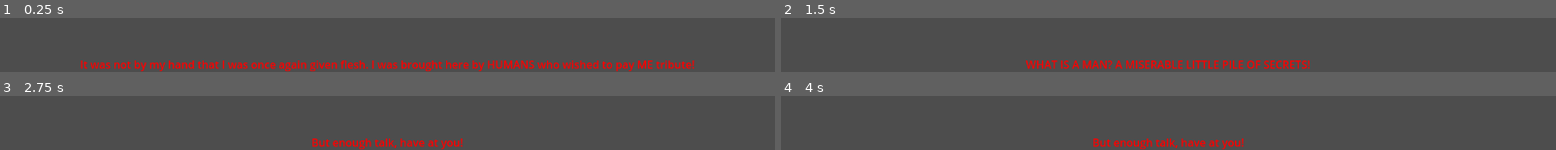
Above: before the commit, frames 1-4 (two rows, left to right).
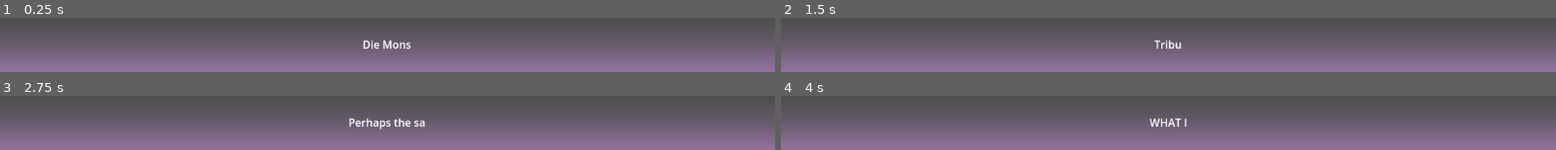
Above: after the commit, the same moments.

Repository: ThePeachyOne/GGJ2025
Game: Godot game, scene res://scenes/CutsceneManager.tscn
Same seed, same stepped clock (60 frames per second), same inputs: the game is played once before the commit and once after it. This scene is started directly instead of the project's main scene.
Inputs (mouse positions are in pixels of both pictures, inside the frame that each line leads up to):
- Up to frame 1 (0.25 s): no input
- Up to frame 2 (1.5 s): tap Enter at 0.5 s; move the mouse to (outside the picture) at 0.52 s; hold D (Walk_Right) 0.53-1.28 s; hold 1 (Select_Number) 0.53-1.28 s; tap Space (Jump) at 0.77 s; tap Q at 0.8, 1.35 s; move the mouse to (outside the picture) at 1.27 s; hold S (Walk_Backwards) from 1.28 s (still down)
- Up to frame 3 (2.75 s): tap Space (Jump) at 1.52 s; tap 1 (Select_Number) at 1.55 s; move the mouse to (outside the picture) at 2.02 s; release S (Walk_Backwards) at 2.03 s; hold D (Walk_Right) from 2.03 s (still down); hold 1 (Select_Number) from 2.03 s (still down); tap Q at 2.3 s
- Up to frame 4 (4 s): move the mouse to (outside the picture) at 2.77 s; release D (Walk_Right) at 2.78 s; release 1 (Select_Number) at 2.78 s; hold W (Walk_Forward) 2.78-3.53 s; tap Q at 2.85, 3.8 s; tap Space (Jump) at 3.02, 3.77 s; tap 1 (Select_Number) at 3.05 s; move the mouse to (outside the picture) at 3.52 s; hold A (Walk_Left) from 3.53 s (still down); tap 2 at 3.6 s

The runs differ from the first frame. In frame 1, 59% of the frame differs, in the area x 0-100%, y 41-100%; in frame 2, 59%; in frame 3, 59%; in frame 4, 59%.

Commit message:
CutsceneManager can disable per-actor dialog. Augh.

Diff:
--- /dev/null
+++ b/bubblequest/assets/text_theme.tres
@@ -0,0 +1,30 @@
+[gd_resource type="Theme" load_steps=8 format=3 uid="uid://cuahqqxr1ktia"]
+
+[sub_resource type="StyleBoxEmpty" id="StyleBoxEmpty_v7m3h"]
+
+[sub_resource type="Gradient" id="Gradient_sk08j"]
+offsets = PackedFloat32Array(0, 0.546468, 1)
+colors = PackedColorArray(0.57257, 0.4526, 0.62, 1, 0.57257, 0.4526, 0.62, 0.333333, 0.57257, 0.4526, 0.62, 0)
+
+[sub_resource type="GradientTexture2D" id="GradientTexture2D_l1l0g"]
+gradient = SubResource("Gradient_sk08j")
+fill_from = Vector2(1, 1)
+
+[sub_resource type="StyleBoxTexture" id="StyleBoxTexture_3yumi"]
+texture = SubResource("GradientTexture2D_l1l0g")
+
+[sub_resource type="StyleBoxTexture" id="StyleBoxTexture_7lmvt"]
+texture = SubResource("GradientTexture2D_l1l0g")
+
+[sub_resource type="StyleBoxTexture" id="StyleBoxTexture_xbfv2"]
+texture = SubResource("GradientTexture2D_l1l0g")
+
+[sub_resource type="SystemFont" id="SystemFont_oungo"]
+font_names = PackedStringArray("Old English Text MT", "Onyx")
+
+[resource]
+default_font = SubResource("SystemFont_oungo")
+Label/styles/normal = SubResource("StyleBoxEmpty_v7m3h")
+MarginContainer/styles/background = SubResource("StyleBoxTexture_3yumi")
+Panel/styles/panel = SubResource("StyleBoxTexture_7lmvt")
+PanelContainer/styles/panel = SubResource("StyleBoxTexture_xbfv2")
--- a/bubblequest/scenes/Actor.tscn
+++ b/bubblequest/scenes/Actor.tscn
@@ -8,6 +8,7 @@
 sourceTextPath = "res://assets/text/TEST_richter_dialog.txt"
 
 [node name="SubtitleBox" parent="." instance=ExtResource("2_lki5m")]
+visible = false
 sourceTextPath = ""
 toggle_type_by_char = false
 type_speed = 1
--- a/bubblequest/scenes/CutsceneManager.tscn
+++ b/bubblequest/scenes/CutsceneManager.tscn
@@ -1,10 +1,14 @@
-[gd_scene load_steps=3 format=3 uid="uid://bmhon2p6ohvc3"]
+[gd_scene load_steps=5 format=3 uid="uid://bmhon2p6ohvc3"]
 
 [ext_resource type="Script" path="res://scripts/cutscene_manager.gd" id="1_ox8f1"]
 [ext_resource type="PackedScene" uid="uid://l3s1w32bk73d" path="res://scenes/Actor.tscn" id="2_xsq5q"]
+[ext_resource type="PackedScene" uid="uid://c8f5iix2o0dfv" path="res://scenes/subtitle_box.tscn" id="3_btx28"]
+[ext_resource type="Theme" uid="uid://cuahqqxr1ktia" path="res://assets/text_theme.tres" id="4_0adk2"]
 
 [node name="CutsceneManager" type="Node"]
 script = ExtResource("1_ox8f1")
+universal_dialog_file = "res://assets/text/TEST_dialog.txt"
+toggle_type_by_char = true
 option_text_file = "res://assets/text/TEST_choices.txt"
 
 [node name="Richter" parent="." instance=ExtResource("2_xsq5q")]
@@ -14,20 +18,35 @@
 sourceTextPath = "res://assets/text/TEST_dracula_dialog.txt"
 text_color = Color(0.699171, 0, 0.170923, 1)
 
-[node name="MarginContainer" type="MarginContainer" parent="."]
+[node name="SubtitleBox" parent="." instance=ExtResource("3_btx28")]
+visible = false
+sourceTextPath = ""
+toggle_type_by_char = false
+type_speed = 1
+
+[node name="MarginContainer" type="PanelContainer" parent="."]
+visible = false
 anchors_preset = 12
 anchor_top = 1.0
 anchor_right = 1.0
 anchor_bottom = 1.0
-offset_top = -1.0
+offset_top = -60.0
 grow_horizontal = 2
 grow_vertical = 0
+theme = ExtResource("4_0adk2")
 
-[node name="HBoxContainer" type="HBoxContainer" parent="MarginContainer"]
-visible = false
+[node name="MarginContainer" type="MarginContainer" parent="MarginContainer"]
+layout_mode = 2
+theme = ExtResource("4_0adk2")
+theme_override_constants/margin_left = 30
+theme_override_constants/margin_top = 30
+theme_override_constants/margin_right = 30
+theme_override_constants/margin_bottom = 30
+
+[node name="HBoxContainer" type="HBoxContainer" parent="MarginContainer/MarginContainer"]
 layout_mode = 2
 
-[node name="Option 1" type="Label" parent="MarginContainer/HBoxContainer"]
+[node name="Option 1" type="Label" parent="MarginContainer/MarginContainer/HBoxContainer"]
 visible = false
 layout_mode = 2
 size_flags_horizontal = 3
@@ -35,7 +54,7 @@
 horizontal_alignment = 1
 vertical_alignment = 1
 
-[node name="Option 2" type="Label" parent="MarginContainer/HBoxContainer"]
+[node name="Option 2" type="Label" parent="MarginContainer/MarginContainer/HBoxContainer"]
 visible = false
 layout_mode = 2
 size_flags_horizontal = 3
@@ -43,7 +62,7 @@
 horizontal_alignment = 1
 vertical_alignment = 1
 
-[node name="Option 3" type="Label" parent="MarginContainer/HBoxContainer"]
+[node name="Option 3" type="Label" parent="MarginContainer/MarginContainer/HBoxContainer"]
 visible = false
 layout_mode = 2
 size_flags_horizontal = 3
--- a/bubblequest/scenes/subtitle_box.tscn
+++ b/bubblequest/scenes/subtitle_box.tscn
@@ -1,12 +1,7 @@
-[gd_scene load_steps=4 format=3 uid="uid://c8f5iix2o0dfv"]
+[gd_scene load_steps=3 format=3 uid="uid://c8f5iix2o0dfv"]
 
+[ext_resource type="Theme" uid="uid://cuahqqxr1ktia" path="res://assets/text_theme.tres" id="1_2u2l3"]
 [ext_resource type="Script" path="res://subtitle_box.gd" id="1_qmroq"]
-
-[sub_resource type="Gradient" id="Gradient_uto2e"]
-colors = PackedColorArray(0, 0, 0, 0, 0.4236, 0.351, 0.45, 1)
-
-[sub_resource type="GradientTexture1D" id="GradientTexture1D_ykarv"]
-gradient = SubResource("Gradient_uto2e")
 
 [node name="SubtitleBox" type="Control"]
 layout_mode = 3
@@ -15,26 +10,35 @@
 anchor_bottom = 1.0
 grow_horizontal = 2
 grow_vertical = 2
+theme = ExtResource("1_2u2l3")
 script = ExtResource("1_qmroq")
 sourceTextPath = "res://assets/text/TEST_dialog.txt"
 toggle_type_by_char = true
 type_speed = 10
 
-[node name="MarginContainer" type="MarginContainer" parent="."]
+[node name="Panel" type="PanelContainer" parent="."]
 layout_mode = 1
 anchors_preset = 12
 anchor_top = 1.0
 anchor_right = 1.0
 anchor_bottom = 1.0
-offset_top = -1.0
+offset_top = -77.0
 grow_horizontal = 2
 grow_vertical = 0
 
-[node name="HBoxContainer" type="HBoxContainer" parent="MarginContainer"]
+[node name="MarginContainer" type="MarginContainer" parent="Panel"]
+layout_mode = 2
+theme = ExtResource("1_2u2l3")
+theme_override_constants/margin_left = 30
+theme_override_constants/margin_top = 30
+theme_override_constants/margin_right = 30
+theme_override_constants/margin_bottom = 30
+
+[node name="HBoxContainer" type="HBoxContainer" parent="Panel/MarginContainer"]
 visible = false
 layout_mode = 2
 
-[node name="Option 1" type="Label" parent="MarginContainer/HBoxContainer"]
+[node name="Option 1" type="Label" parent="Panel/MarginContainer/HBoxContainer"]
 visible = false
 layout_mode = 2
 size_flags_horizontal = 3
@@ -42,7 +46,7 @@
 horizontal_alignment = 1
 vertical_alignment = 1
 
-[node name="Option 2" type="Label" parent="MarginContainer/HBoxContainer"]
+[node name="Option 2" type="Label" parent="Panel/MarginContainer/HBoxContainer"]
 visible = false
 layout_mode = 2
 size_flags_horizontal = 3
@@ -50,7 +54,7 @@
 horizontal_alignment = 1
 vertical_alignment = 1
 
-[node name="Option 3" type="Label" parent="MarginContainer/HBoxContainer"]
+[node name="Option 3" type="Label" parent="Panel/MarginContainer/HBoxContainer"]
 visible = false
 layout_mode = 2
 size_flags_horizontal = 3
@@ -58,20 +62,11 @@
 horizontal_alignment = 1
 vertical_alignment = 1
 
-[node name="Label" type="Label" parent="MarginContainer"]
+[node name="Label" type="Label" parent="Panel/MarginContainer"]
 layout_mode = 2
 text = "Die Monster! You don't belong in this world!"
 horizontal_alignment = 1
-
-[node name="TextureRect" type="TextureRect" parent="."]
-visible = false
-layout_mode = 2
-offset_top = 647.0
-offset_right = 1152.0
-offset_bottom = 648.0
-grow_horizontal = 2
-grow_vertical = 0
-texture = SubResource("GradientTexture1D_ykarv")
+vertical_alignment = 1
 
 [node name="Timer" type="Timer" parent="."]
 wait_time = 0.2
--- a/bubblequest/scripts/cutscene_manager.gd
+++ b/bubblequest/scripts/cutscene_manager.gd
@@ -3,6 +3,19 @@
 signal choosing_option
 signal option_chosen
 signal change_speaker(new_speaker: Actor)
+
+@export_category("Record of my Shame")
+## Nothing here is used if this is toggled off.
+@export var load_dialog_by_actor: bool = false
+## The path to the dialog file that will be used by the child SubtitleBox
+@export_file("*.txt") var universal_dialog_file: String
+## Enable or disable this text box printing by character.
+@export var toggle_type_by_char: bool = false
+## Control how fast the dialog box scrolls when type by character is toggled on.
+@export_range(1, 10, 1.0) var type_speed = 1
+## The color of the text in the subtitle box.
+@export var text_color: Color = Color.WHITE
+@export_category("")
 
 ## A file containing the text for the dialog boxes.
 @export_file("*.txt") var option_text_file: String
@@ -10,6 +23,9 @@
 @onready var _temp_actors: Array[Node] = get_tree().get_nodes_in_group("Actor")
 ## The list of Actors in this cutscene.
 var actors: Array[Actor]
+
+## This displays all text here if load_actor_by_dialog is off. It's disabled otherwise.
+@onready var one_file_box: SubtitleBox = $SubtitleBox
 
 ## The dialog path options that will be displayed in the text boxes.
 ## Might be deleted later.
@@ -26,7 +42,40 @@
 
 # Called when the node enters the scene tree for the first time.
 func _ready():
-	# Access the dialog option file and save for later use.
+	if load_dialog_by_actor:
+		_ready_by_actor()
+		return
+
+	get_tree().call_group("Actor", "lose_subtitle_focus")
+
+	# Initialize the master text box.
+	one_file_box.visible = true
+	one_file_box.sourceTextPath = universal_dialog_file
+	one_file_box.toggle_type_by_char = toggle_type_by_char
+	one_file_box.type_speed = type_speed
+	one_file_box.set_text_color(text_color)
+
+	one_file_box._ready()
+
+	option_chosen.connect(one_file_box.choose_path)
+
+	one_file_box.hit_branch.connect(display_options)
+	one_file_box.out_of_dialog.connect(end_cutscene)
+
+	var file = FileAccess.open(option_text_file, FileAccess.READ)
+	var temp_dialog_options = file.get_as_text().split("~")
+	for o in temp_dialog_options:
+		dialog_options.append(o.strip_edges())
+
+	# Set the option text for later use.
+	var optionLabels = $MarginContainer/MarginContainer/HBoxContainer.get_children()
+	for i in range(dialog_options.size()):
+		optionLabels[i].visible = true
+		optionLabels[i].text = dialog_options[i]
+
+## I did a very foolish thing and wasted a lot of time making something that worked really well.
+func _ready_by_actor():
+		# Access the dialog option file and save for later use.
 	var file = FileAccess.open(option_text_file, FileAccess.READ)
 	var temp_dialog_options = file.get_as_text().split("~")
 	for o in temp_dialog_options:
@@ -59,7 +108,6 @@
 		#print(a.subtitles.dialogList)
 		#print(a.subtitles.dialogOptions)
 
-
 # Called every frame. 'delta' is the elapsed time since the previous frame.
 func _process(delta):
 	pass
@@ -69,7 +117,10 @@
 	if not is_awaiting_selection and event.is_pressed():
 		match event.keycode:
 			KEY_Q:
-				get_tree().call_group("Actor", "advance_textbox")
+				if load_dialog_by_actor:
+					get_tree().call_group("Actor", "advance_textbox")
+				else:
+					one_file_box.advance_text()
 			KEY_MINUS:
 				change_speaker.emit(actors[0])
 			KEY_EQUAL:
@@ -86,10 +137,23 @@
 				selected_option = 2
 		if (selected_option >= 0 and selected_option < dialog_options.size() ):
 			option_chosen.emit(selected_option)
+			$MarginContainer.visible = false
+			is_awaiting_selection = false
+			if not load_dialog_by_actor:
+				one_file_box.visible = true
 
 ## Toggle between the two label holders to display the options that the player can select.
 ##
 ## This will dynamically scale the size of the text boxes based on how many options are presented.
 ##
 func display_options():
-	$MarginContainer/HBoxContainer.visible = true
+	$MarginContainer.visible = true
+	is_awaiting_selection = true
+	if not load_dialog_by_actor:
+		one_file_box.visible = false
+
+## Whatever happens when a cutscene ends, put it here.
+func end_cutscene():
+	get_tree().call_group("Actor", "lose_dialog_focus")
+	one_file_box.visible = false
+	$MarginContainer.visible = false
--- a/bubblequest/subtitle_box.gd
+++ b/bubblequest/subtitle_box.gd
@@ -18,7 +18,7 @@
 @export_range(1, 10, 1.0) var type_speed = 1
 
 ## The Label corresponding to this SubtitleBox
-@onready var textBox: Label = $MarginContainer/Label
+@onready var textBox: Label = $Panel/MarginContainer/Label
 
 ## This is a String representation of the file.
 ## It's here so I can parse out line indicators.
@@ -46,6 +46,9 @@
 
 ## Toggle for if we're ready to choose our path.
 var is_selecting_path: bool = false
+
+## Flip this when we've branched so we know when to end.
+var has_branched: bool = false
 
 
 # Called when the node enters the scene tree for the first time.
@@ -54,8 +57,8 @@
 	dialogList = load_base_dialog()
 	dialogOptions = load_branch_dialog()
 
-	$MarginContainer/Label.label_settings = LabelSettings.new()
-	$MarginContainer/Label.label_settings.resource_local_to_scene = true
+	$Panel/MarginContainer/Label.label_settings = LabelSettings.new()
+	$Panel/MarginContainer/Label.label_settings.resource_local_to_scene = true
 	if toggle_type_by_char:
 		textBox.text = ""
 		$Timer.timeout.connect(advance_char)
@@ -78,6 +81,11 @@
 	# This method of switching paths is subject to change with a global handler.
 	if (dialog_tick >= dialogList.size()):
 		is_selecting_path = true
+		if not has_branched:
+			hit_branch.emit()
+		else:
+			out_of_dialog.emit()
+
 		#display_options()
 		return
 
@@ -108,11 +116,12 @@
 ##
 ## This will dynamically scale the size of the text boxes based on how many options are presented.
 ##
+## Currently depreciated. Do not use. Functionality moved to CutsceneManager.
 func display_options():
-	$MarginContainer/Label.visible = false
-	$MarginContainer/HBoxContainer.visible = true
-
-	var optionLabels = $MarginContainer/HBoxContainer.get_children()
+	$Panel/MarginContainer/Label.visible = false
+	$Panel/MarginContainer/HBoxContainer.visible = true
+
+	var optionLabels = $Panel/MarginContainer/HBoxContainer.get_children()
 	for i in range(dialogOptions.size()):
 		optionLabels[i].visible = 1
 
@@ -122,10 +131,10 @@
 func choose_path(option: int):
 	if option < 0: return
 
-	$MarginContainer/Label.visible = true
-	$MarginContainer/HBoxContainer.visible = false
-
-	var optionLabels = $MarginContainer/HBoxContainer.get_children()
+	$Panel/MarginContainer/Label.visible = true
+	$Panel/MarginContainer/HBoxContainer.visible = false
+
+	var optionLabels = $Panel/MarginContainer/HBoxContainer.get_children()
 	for l in optionLabels:
 		l.visible = false
 
@@ -135,6 +144,7 @@
 	#print(temp)
 	dialogList = temp
 	is_selecting_path = false
+	has_branched = true
 	dialog_tick = -1
 	advance_text()
 
@@ -189,6 +199,8 @@
 ## Look at the .txt file given and split on newline.
 ##
 ## Subject to adding further functionality.
+##
+## Do not use. Functionality split up for legibility.
 func load_file():
 	var file = FileAccess.open(sourceTextPath, FileAccess.READ)
 	if file == null:
@@ -229,4 +241,4 @@
 
 ## A helper function to change the color of the text in the textbox.
 func set_text_color(color: Color):
-	$MarginContainer/Label.label_settings.font_color = color
+	$Panel/MarginContainer/Label.label_settings.font_color = color
